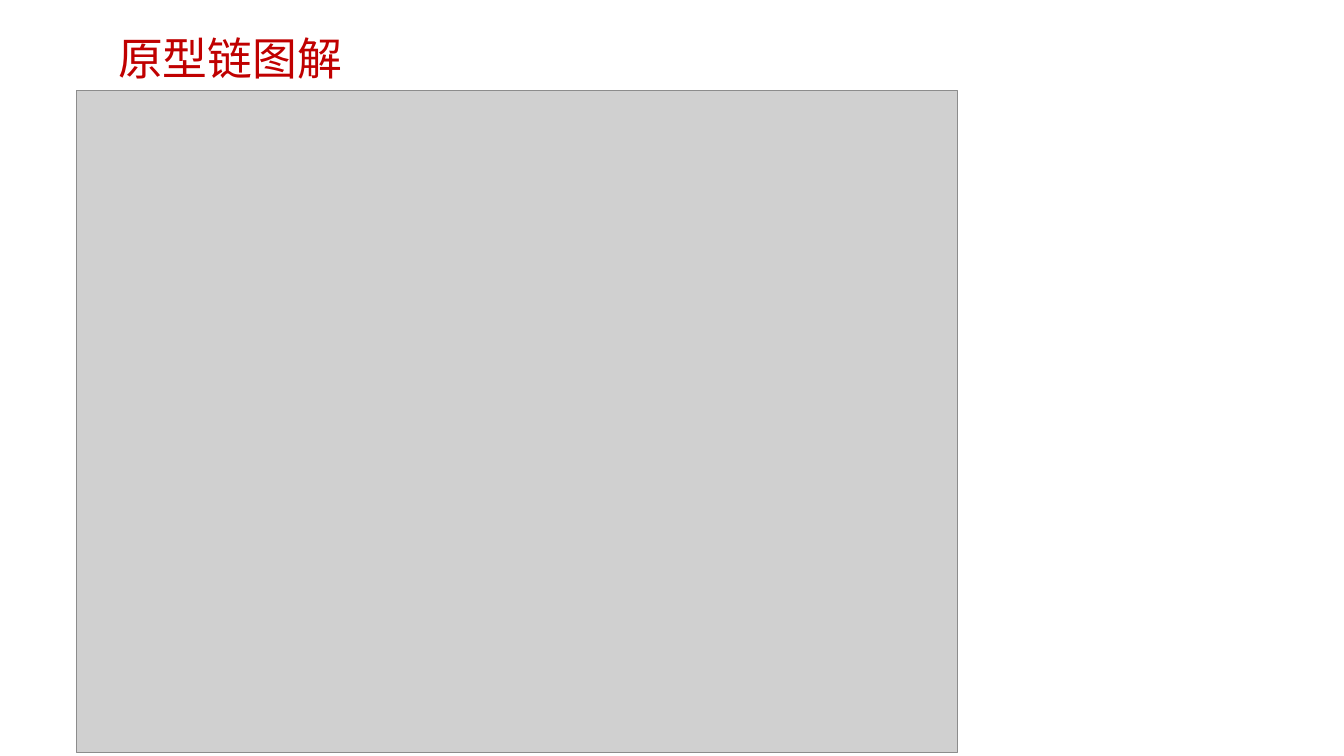
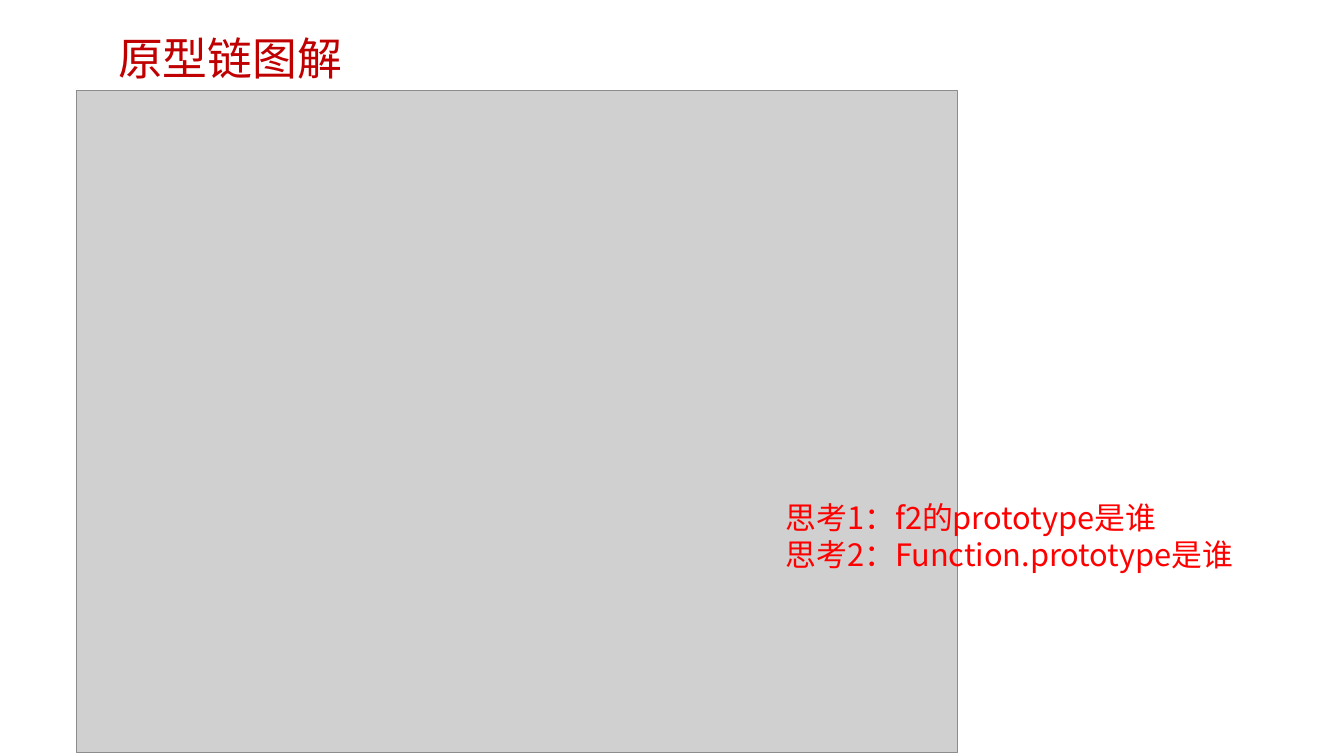
Before and after one commit to edu2act/course-javascript-advanced, a slide deck: slide 18 of 课程PPT/17.深入理解JS的继承方式.pptx (slide 17 before the commit). Drawn at 1344x756 pixels with LibreOffice and Linux fonts; fonts in the diff are those of the drawing; grey boxes stand for pictures; background and template pictures are left out. Boxes give left, top, right and bottom in pixels: in the first picture for what was removed or moved away, otherwise in the second. Text is boxed around its words. In the diff, an @@ line names an element or a change of style, - is before the commit and + after.

```diff
--- a/课程PPT/17.深入理解JS的继承方式.pptx
+++ b/课程PPT/17.深入理解JS的继承方式.pptx
@@ text added at [786,498,1234,575], 22 pt, text #FF0000 @@
+思考1：f2的prototype是谁
+思考2：Function.prototype是谁
```
Also in this commit, not shown: 4 other slides changed, 2 slides added, 5 other files.
